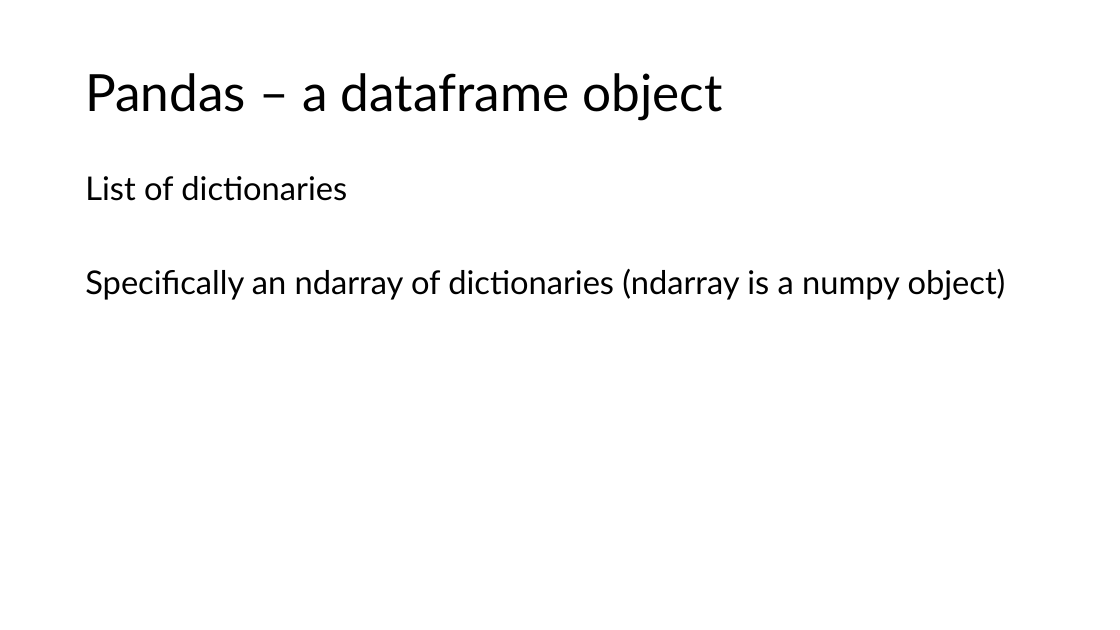
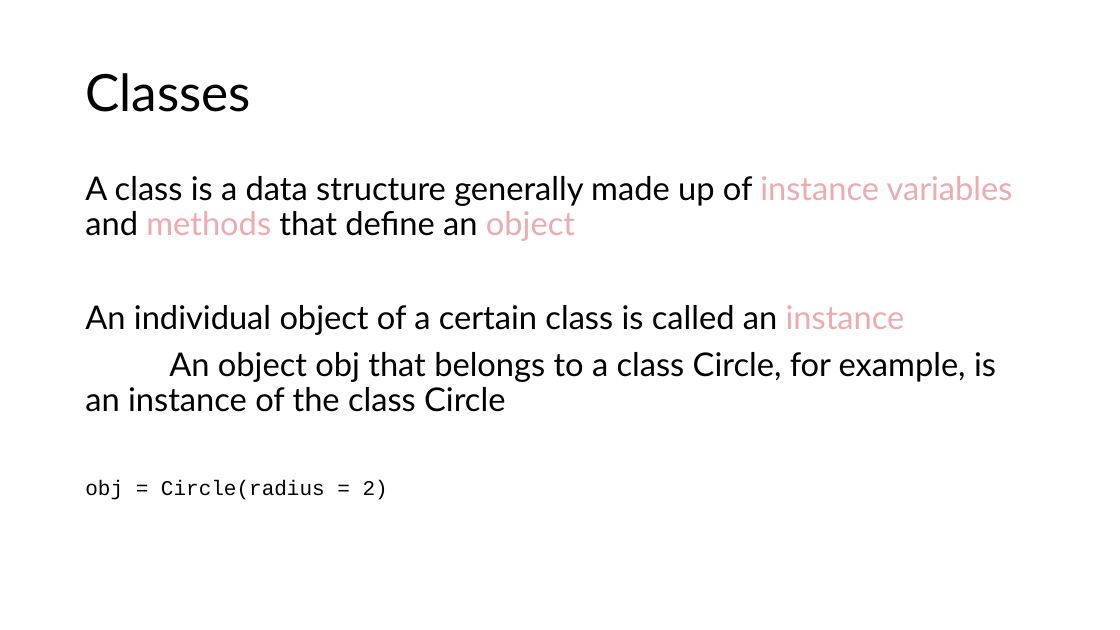
Before and after one commit to yixinsun1216/epic_orientation, a slide deck: slide 5 of Python/python_presentation.pptx. Drawn at 1120x630 pixels with LibreOffice and Linux fonts; fonts in the diff are those of the drawing. Boxes give left, top, right and bottom in pixels: in the first picture for what was removed or moved away, otherwise in the second. Text is boxed around its words. In the diff, an @@ line names an element or a change of style, - is before the commit and + after.

```diff
--- a/Python/python_presentation.pptx
+++ b/Python/python_presentation.pptx
@@ title at bbox=[85, 73, 251, 112]: text changed @@
-Pandas – a dataframe object
+Classes
@@ text at bbox=[85, 176, 1013, 500]: text changed @@
-List of dictionaries
-Specifically an ndarray of dictionaries (ndarray is a numpy object)
+A class is a data structure generally made up of instance variables and methods that define an object
+An individual object of a certain class is called an instance
+An object obj that belongs to a class Circle, for example, is an instance of the class Circle
+obj = Circle(radius = 2)
```
Also in this commit, not shown: 1 other slide changed, 2 slides added, 4 slides removed, 2 other files.
